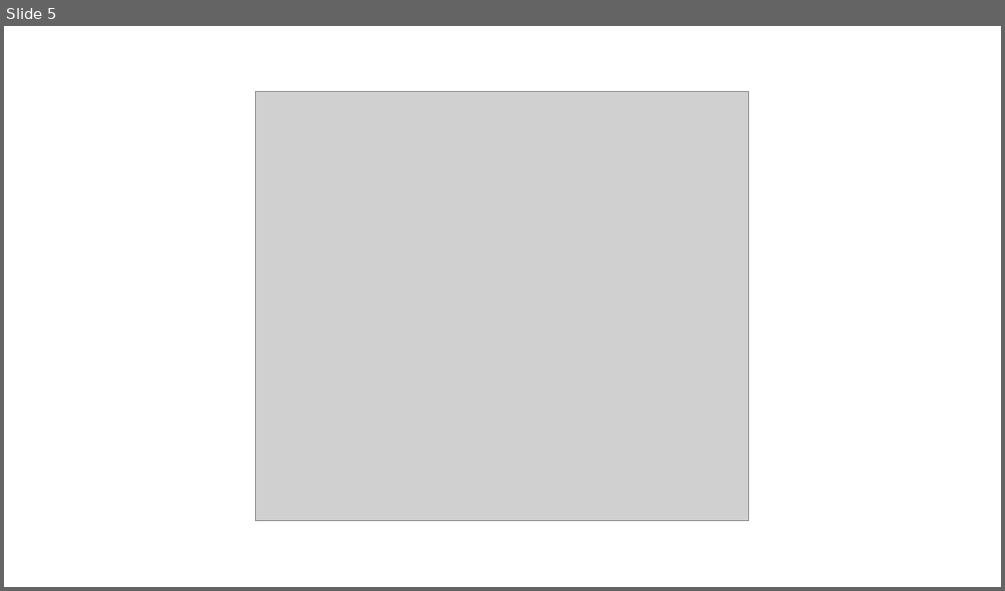
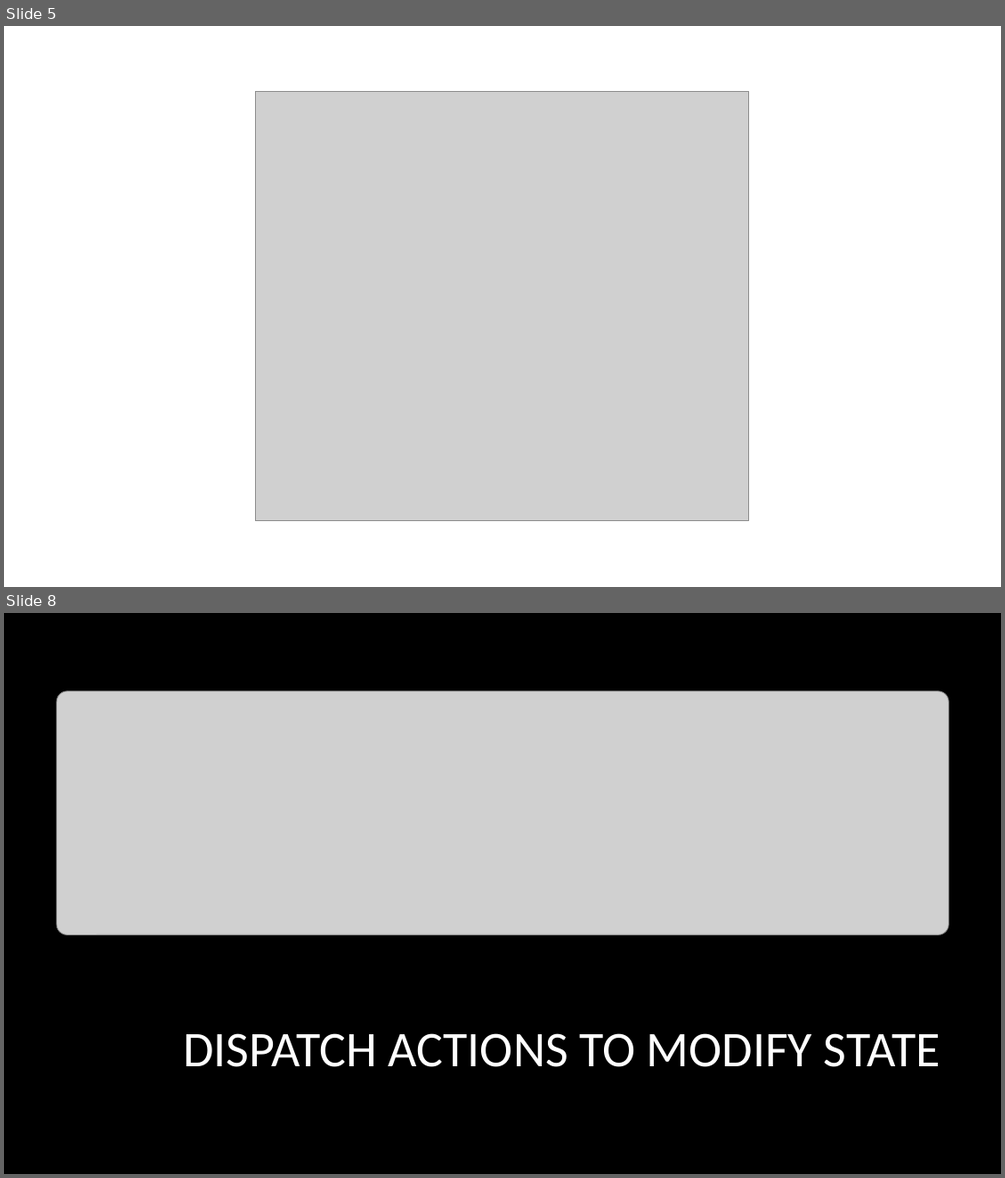
Before and after one commit to Alexpittendrigh/Talks, a slide deck: Redux/Another Redux Talk.pptx. Shown one above the other, each under a label of ours: slide 5 before the commit, slides 5 and 8 after it; the slides between them are not shown. The pictures are 1005x591 and 1005x1178 pixels, drawn with LibreOffice and Linux fonts; fonts in the diff are those of the drawing; grey boxes stand for pictures; background and template pictures are left out. Boxes give left, top, right and bottom in pixels: in the first picture for what was removed or moved away, otherwise in the second. Text is boxed around its words. In the diff, an @@ line names an element or a change of style, - is before the commit and + after.

```diff
--- a/Redux/Another Redux Talk.pptx
+++ b/Redux/Another Redux Talk.pptx
@@ slide 8 added at [4,613,1001,1174], background picture (left out) @@
@@ picture added at [57,691,948,935] @@
@@ title added at [183,1033,940,1067], 48 pt, text #FFFFFF @@
+DISPATCH ACTIONS TO MODIFY STATE
```
Also in this commit, not shown: 1 slide changed, 3 other slides added, 4 other files.
